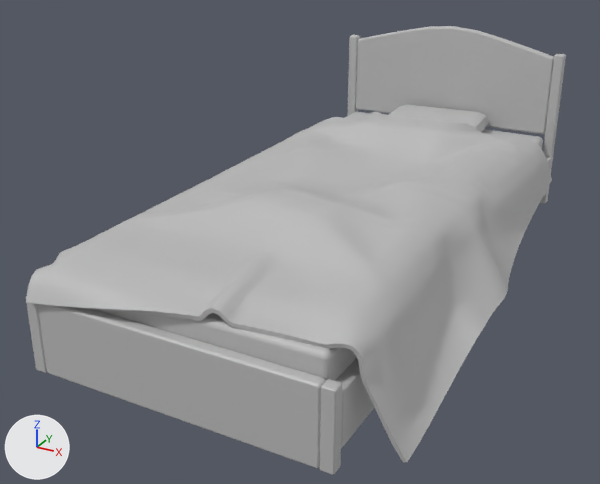
The FBX model Assets/Models/House/Bed_House_BM.fbx: old version first, new version second.
Both versions are drawn from a 50 mm camera at (1.47, -3.08, 1.62) aimed at (-0.13, -0.18, 0.17). Lighting does not change. The marker at lower left points along +X, +Y and +Z. The first picture is the older version.

Before the edit, the objects in view are built like this:
```python
me_mesh = bpy.data.meshes.new('Mesh')
me_mesh.from_pydata(...)  # 14546 vertices, 14560 faces; spans x -73.0..73.0, y -1.0..89.0, z -131.0..131.0
me_mesh.materials.append(mat_lambert1)  # grey #bcbcbc
ob_bed_house_bm = bpy.data.objects.new('Bed_House_BM', me_mesh)
ob_bed_house_bm.location = (0.059, -0.013, 0.007)
ob_bed_house_bm.rotation_euler = (1.571, 0.0, 0.0)  # degrees (90, 0, 0)
ob_bed_house_bm.scale = (0.01, 0.01, 0.01)
```
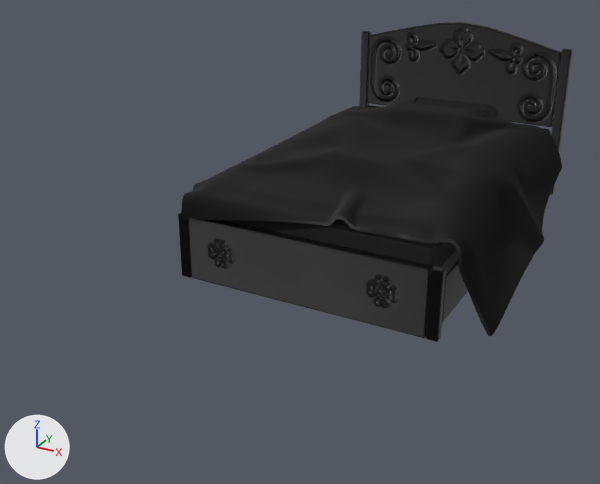
Location of each change, (x1, y1, x2, y2) in pixels of the pictures (600 x 484 px):
'Bed_House_BM', recoloured, surface changed, moved, rescaled (27% narrower, 29% shorter)
    before: (26, 26, 566, 475)
    after: (178, 22, 572, 342)

Edits to the bpy script that builds the scene:
```text
Add img_bed_house_bedtexture_metallic_png:
    img_bed_house_bedtexture_metallic_png = load_image('Bed_House_BedTexture_Metallic.png', '_unpacked/Bed_House_BedTexture_Metallic.png', 1024, 1024, 'Non-Color')
Add img_bed_house_bedtexture_roughness_png:
    img_bed_house_bedtexture_roughness_png = load_image('Bed_House_BedTexture_Roughness.png', '_unpacked/Bed_House_BedTexture_Roughness.png', 1024, 1024, 'Non-Color')
Add img_bed_house_bedtexture_normal_png:
    img_bed_house_bedtexture_normal_png = load_image('Bed_House_BedTexture_Normal.png', '_unpacked/Bed_House_BedTexture_Normal.png', 1024, 1024, 'Non-Color')
Add img_bed_house_bedtexture_emissive_png:
    img_bed_house_bedtexture_emissive_png = load_image('Bed_House_BedTexture_Emissive.png', '_unpacked/Bed_House_BedTexture_Emissive.png', 1024, 1024, 'sRGB')
Add mat_bed:
    mat_bed = bpy.data.materials.new('Bed')
    # colours: black #000000
    # uses the picture img_bed_house_bedtexture_emissive_png
    # uses the picture img_bed_house_bedtexture_metallic_png
    # uses the picture img_bed_house_bedtexture_normal_png
    # uses the picture img_bed_house_bedtexture_roughness_png
Change me_mesh:
    where me_mesh.from_pydata(...)  # 14546 vertices, 14560 faces; spans x -73.0..73.0, y -1.0..89.0, z -131.0..131.0
    used by ob_bed_house_bm; location = (0.059, -0.013, 0.007); rotation_euler = (1.571, 0.0, 0.0), in degrees (90, 0, 0); scale = (0.01, 0.01, 0.01)
    remove me_mesh.materials.append(mat_lambert1)  # grey #bcbcbc
    me_mesh part 1: texture (UV) coordinates of 14560 of 14560 faces, centred in x -73.0..73.0, y -1.0..89.0, z -131.0..131.0, changed; they spanned u 0.0..1.0, v 0.0..1.0 and now span u 0.02..0.65, v 0.02..0.99
    add me_mesh.materials.append(mat_bed)
Change ob_bed_house_bm:
    ob_bed_house_bm.location: (0.059, -0.013, 0.007) -> (0.059, 0.506, 0.007)
    ob_bed_house_bm.scale: (0.01, 0.01, 0.01) -> (0.01, 0.01, 0.00719)
```
